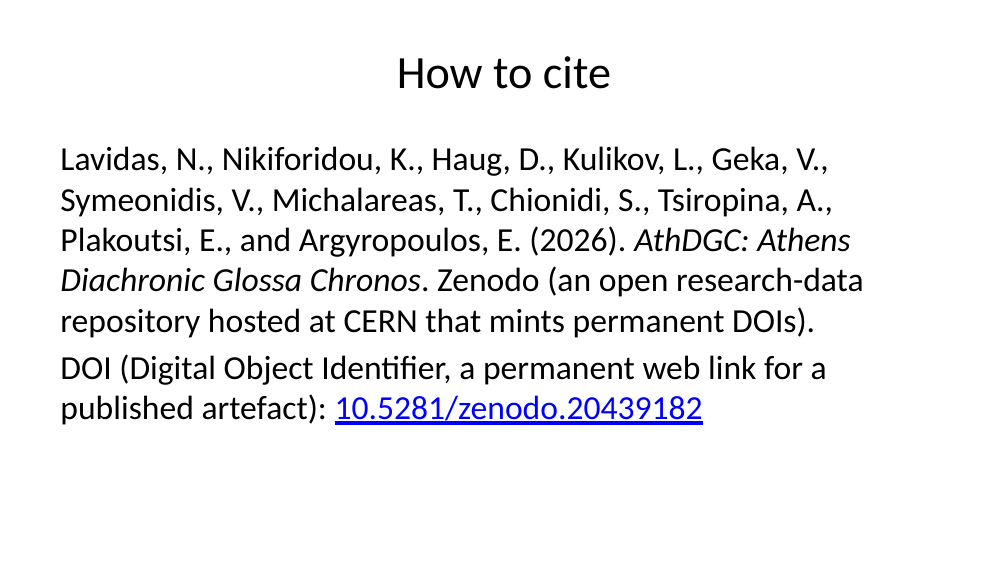
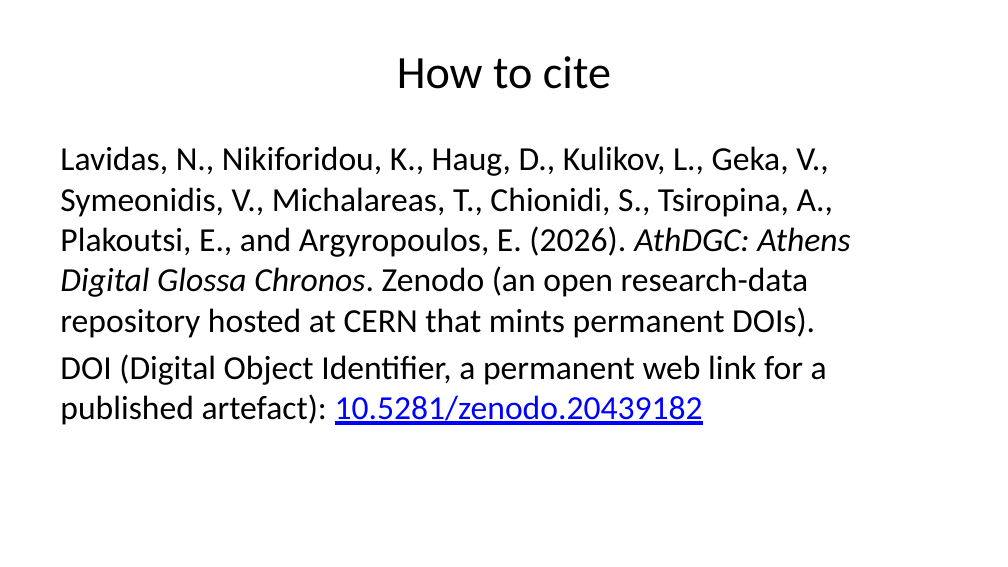
Before and after one commit to AthDGC/AthDGC.github.io, a slide deck: slide 9 of slides/announcement.pptx. Drawn at 1008x567 pixels with LibreOffice and Linux fonts; fonts in the diff are those of the drawing. Boxes give left, top, right and bottom in pixels: in the first picture for what was removed or moved away, otherwise in the second. Text is boxed around its words. In the diff, an @@ line names an element or a change of style, - is before the commit and + after.

Commit message:
AthDGC site update 2026-06-07 03:11 --- clean Quarto render, real Zenodo DOI 10.5281/zenodo.20439182, samples-only public release

```diff
--- a/slides/announcement.pptx
+++ b/slides/announcement.pptx
@@ text at [60, 146, 850, 338]: text changed @@
-Lavidas, N., Nikiforidou, K., Haug, D., Kulikov, L., Geka, V., Symeonidis, V., Michalareas, T., Chionidi, S., Tsiropina, A., Plakoutsi, E., and Argyropoulos, E. (2026). AthDGC: Athens Diachronic Glossa Chronos. Zenodo (an open research-data repository hosted at CERN that mints permanent DOIs).
+Lavidas, N., Nikiforidou, K., Haug, D., Kulikov, L., Geka, V., Symeonidis, V., Michalareas, T., Chionidi, S., Tsiropina, A., Plakoutsi, E., and Argyropoulos, E. (2026). AthDGC: Athens Digital Glossa Chronos. Zenodo (an open research-data repository hosted at CERN that mints permanent DOIs).
```
Also in this commit, not shown: 1 other slide changed, 14 other files.
